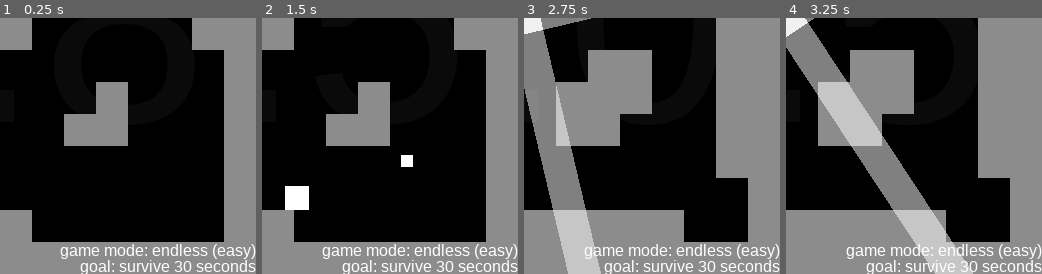
Above: before the commit, frames 1-4 (left to right).
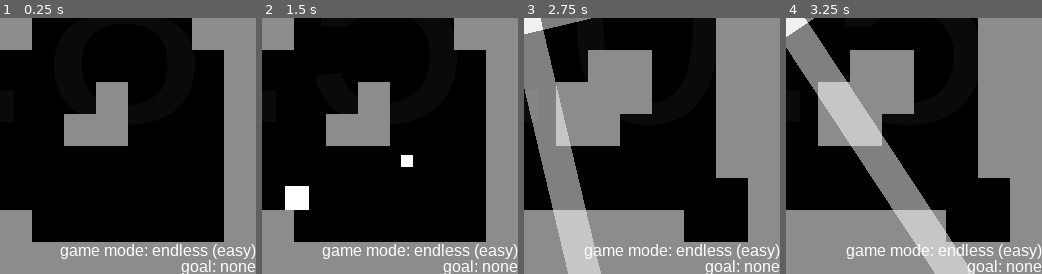
Above: after the commit, the same moments.

Repository: MrEgggga/numberfacts
Game: Godot game, scene res://Other/Main.tscn
Same seed, same stepped clock (60 frames per second), same inputs: the game is played once before the commit and once after it.
Inputs:
- Up to frame 1 (0.25 s): no input
- Up to frame 2 (1.5 s): tap Enter at 0.5 s; hold Right (right) from 0.53 s (still down); tap H (hard) at 0.6, 1.35 s; tap Up (jump) at 0.77 s
- Up to frame 3 (2.75 s): tap Up (jump) at 1.52 s; release Right (right) at 2.03 s; hold Left (left) from 2.03 s (still down); tap H (hard) at 2.1 s
- Up to frame 4 (3.25 s): release Left (left) at 2.78 s; hold Right (right) from 2.78 s (still down); tap H (hard) at 2.85 s; tap Up (jump) at 3.02 s
The pictures show only the part of the screen within x 50-100%, y 50-100%; the shares and areas given below are measured in that part.

The runs differ from the first frame. In frame 1, 1.3% of the frame differs, in the area x 31-100%, y 94-100%; in frame 2, 1.3%; in frame 3, 1.3%; in frame 4, 1.2%.

Commit message:
things and such

Diff:
--- a/Levels/Classic.tscn
+++ b/Levels/Classic.tscn
@@ -1,8 +1,7 @@
-[gd_scene load_steps=6 format=2]
+[gd_scene load_steps=5 format=2]
 
 [ext_resource path="res://Other/Player.tscn" type="PackedScene" id=1]
 [ext_resource path="res://Maps/Level.tscn" type="PackedScene" id=2]
-[ext_resource path="res://Other/Score.tscn" type="PackedScene" id=3]
 [ext_resource path="res://Patterns/BulletRotation.tscn" type="PackedScene" id=4]
 [ext_resource path="res://Levels/Classic.gd" type="Script" id=5]
 
@@ -14,8 +13,6 @@
 
 [node name="TileMap" parent="." instance=ExtResource( 2 )]
 
-[node name="Score" parent="." instance=ExtResource( 3 )]
-
 [node name="Pattern" parent="." instance=ExtResource( 4 )]
 
 [node name="ScoreTimer" type="Timer" parent="."]
--- a/Other/Main.tscn
+++ b/Other/Main.tscn
@@ -11,7 +11,7 @@
 script = ExtResource( 3 )
 modes = [ ExtResource( 1 ), ExtResource( 5 ), ExtResource( 4 ) ]
 mode_inputs = [ "classic", "endless", "snake" ]
-goals = [ [ "survive 30 seconds", "survive 30 seconds" ], [ "survive 30 seconds", "survive 30 seconds" ], [ "outlast the timer", "outlast the timer" ] ]
+goals = [ [ "survive 30 seconds", "survive 30 seconds" ], [ "none", "none" ], [ "outlast the timer", "outlast the timer" ] ]
 
 [node name="Background" type="CanvasLayer" parent="."]
 layer = -1
Not shown, changed: .gitignore
